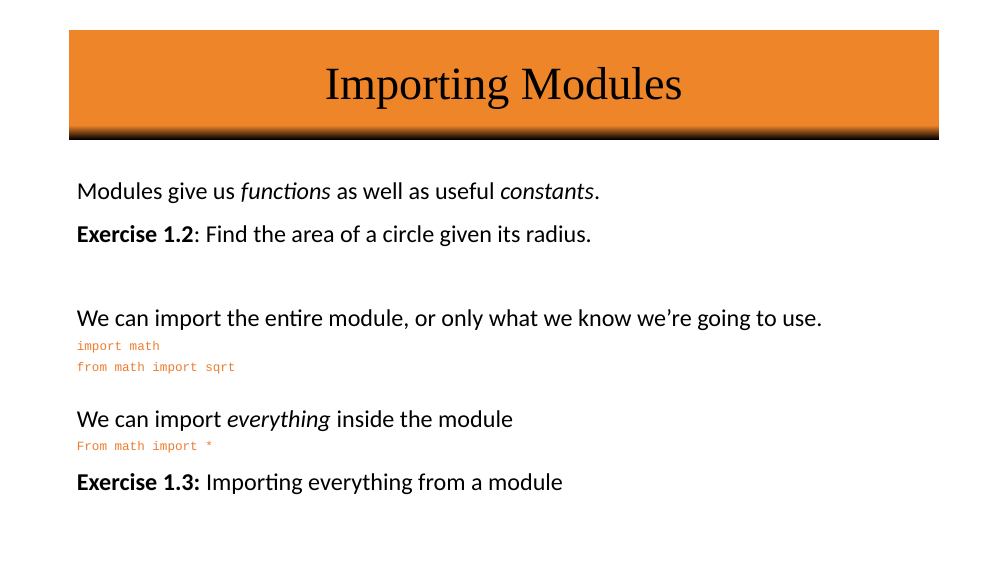
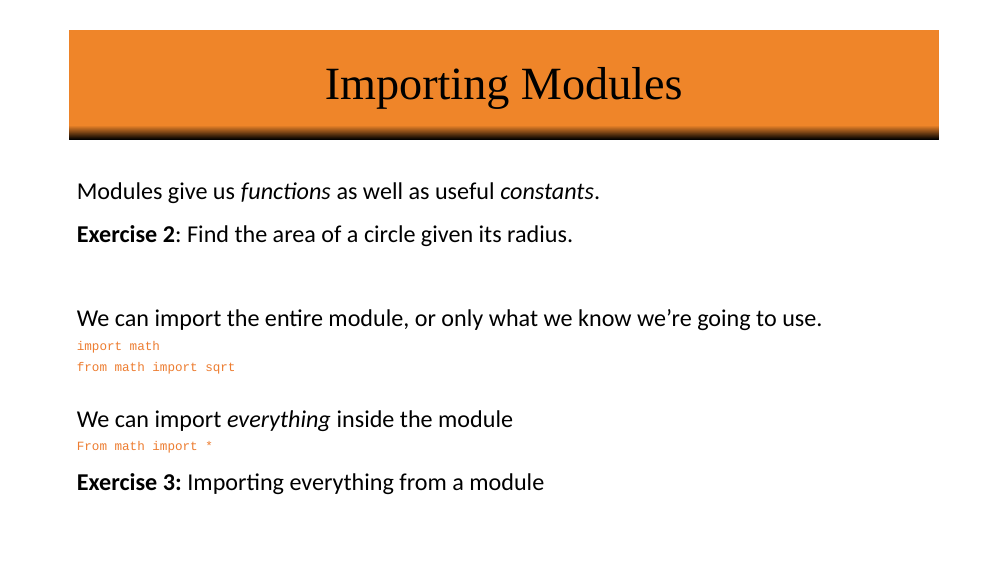
Before and after one commit to vineetbansal/Python-Bootcamp, a slide deck: slide 18 of slides/01 Variables_Operators_Logic_Numerics.pptx. Drawn at 1008x567 pixels with LibreOffice and Linux fonts; fonts in the diff are those of the drawing; background and template pictures are left out. Boxes give left, top, right and bottom in pixels: in the first picture for what was removed or moved away, otherwise in the second. Text is boxed around its words. In the diff, an @@ line names an element or a change of style, - is before the commit and + after.

Commit message:
Updated references to Exercises. Added placeholders for missing notebooks.

```diff
--- a/slides/01 Variables_Operators_Logic_Numerics.pptx
+++ b/slides/01 Variables_Operators_Logic_Numerics.pptx
@@ text at (77, 225, 573, 246): text changed @@
-Exercise 1.2: Find the area of a circle given its radius.
+Exercise 2: Find the area of a circle given its radius.
@@ text at (77, 473, 544, 494): text changed @@
-Exercise 1.3: Importing everything from a module
+Exercise 3: Importing everything from a module
```
Also in this commit, not shown: 2 other slides changed, 1 slide removed, 10 other files.
